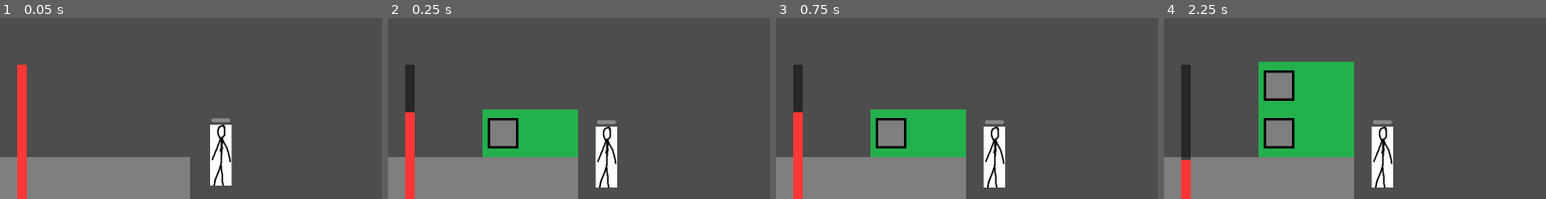
Above: before the commit, frames 1-4 (left to right).
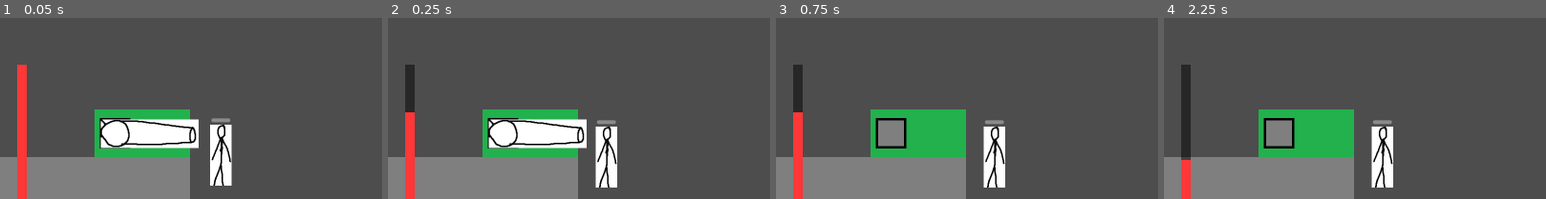
Above: after the commit, the same moments.

Repository: Xeviz/Age-Of-Conflict
Game: Godot game, scene res://GameplayMap/gameplay_map.tscn
Same seed, same stepped clock (60 frames per second), same inputs: the game is played once before the commit and once after it.
Inputs:
- Up to frame 1 (0.05 s): no input
- Up to frame 2 (0.25 s): no input
- Up to frame 3 (0.75 s): click "Cannon" at 0.5 s
- Up to frame 4 (2.25 s): click "T1" at 1.25 s; click "T2" at 2 s
The pictures show only the part of the screen within x 0-50%, y 7-57%; the shares and areas given below are measured in that part.

The runs differ from the first frame. In frame 1, 6.8% of the frame differs, in the area x 24-52%, y 50-77%; in frame 2, 4.1%; in frame 3, nothing differs; in frame 4, 6.5%.

Commit message:
cannon added, mounting/dismounting cannon on a tower added

Diff:
--- /dev/null
+++ b/Cannon/cannon.gd
@@ -0,0 +1,7 @@
+extends Node2D
+class_name Cannon
+
+
+@onready var placement_area = $PlacementArea
+@onready var placement_highligher = $AreaHighlighter
+@onready var state_machine = $FiniteStateMachine
--- /dev/null
+++ b/Cannon/cannon.tscn
@@ -0,0 +1,31 @@
+[gd_scene load_steps=5 format=3 uid="uid://b3uyy84wd61aw"]
+
+[ext_resource type="Texture2D" uid="uid://5l7bukxy4w8l" path="res://Textures/placeholder_cannon.png" id="1_rb17f"]
+[ext_resource type="Script" path="res://Cannon/cannon.gd" id="1_u2lvf"]
+[ext_resource type="Script" path="res://States/finite_state_machine.gd" id="2_sr6jt"]
+
+[sub_resource type="RectangleShape2D" id="RectangleShape2D_yie4x"]
+size = Vector2(60, 60)
+
+[node name="Cannon" type="Node2D"]
+script = ExtResource("1_u2lvf")
+
+[node name="Sprite2D" type="Sprite2D" parent="."]
+position = Vector2(73, 0)
+texture = ExtResource("1_rb17f")
+
+[node name="PlacementArea" type="Area2D" parent="."]
+
+[node name="CollisionShape2D" type="CollisionShape2D" parent="PlacementArea"]
+shape = SubResource("RectangleShape2D_yie4x")
+
+[node name="AreaHighlighter" type="ColorRect" parent="."]
+visible = false
+offset_left = -103.0
+offset_top = -30.0
+offset_right = -43.0
+offset_bottom = 30.0
+color = Color(1, 0, 0, 0.470588)
+
+[node name="FiniteStateMachine" type="Node" parent="."]
+script = ExtResource("2_sr6jt")
--- a/Castle/castle.gd
+++ b/Castle/castle.gd
@@ -14,11 +14,11 @@
 var next_tower_spawn_pos = Vector2(100, -250)
 
 func _ready():
+	append_tower()
 	health_bar.max_value = max_health
 	health_bar.value = current_health
 
 func receive_damage(damage_amount):
-	append_tower()
 	current_health-=damage_amount
 	health_bar.value = current_health
 
--- a/Tower/tower.gd
+++ b/Tower/tower.gd
@@ -1,8 +1,30 @@
 extends Node2D
+class_name Tower
 
 
 @onready var cannon_placement_area = $CannonPlacementArea
 @onready var placement_highligher = $AreaHighlighter
 @onready var state_machine = $FiniteStateMachine
+@onready var cannon_scene = preload("res://Cannon/cannon.tscn")
 
-var mounted_cannon: Node2D
+var mounted_cannon: Cannon
+var test = 0.5
+
+func _ready() -> void:
+	mount_cannon()
+
+func _process(delta: float) -> void:
+	test-=delta
+	if mounted_cannon != null and test<0:
+		dismount_cannon()
+
+func mount_cannon():
+	mounted_cannon = cannon_scene.instantiate()
+	mounted_cannon.position = cannon_placement_area.position
+	add_child(mounted_cannon)
+
+
+func dismount_cannon():
+	print(str(mounted_cannon.position))
+	mounted_cannon.queue_free()
+	print(str(mounted_cannon.position))
